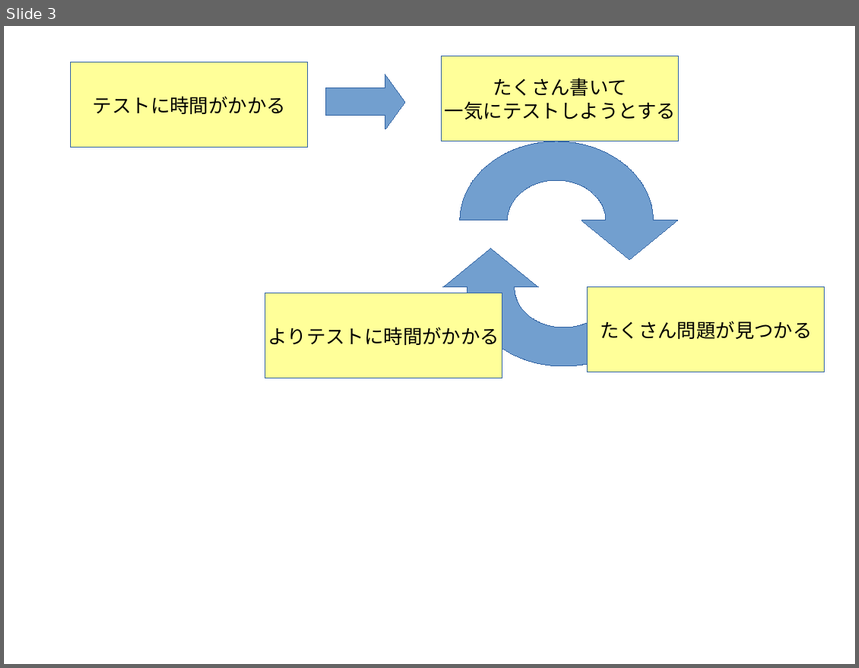
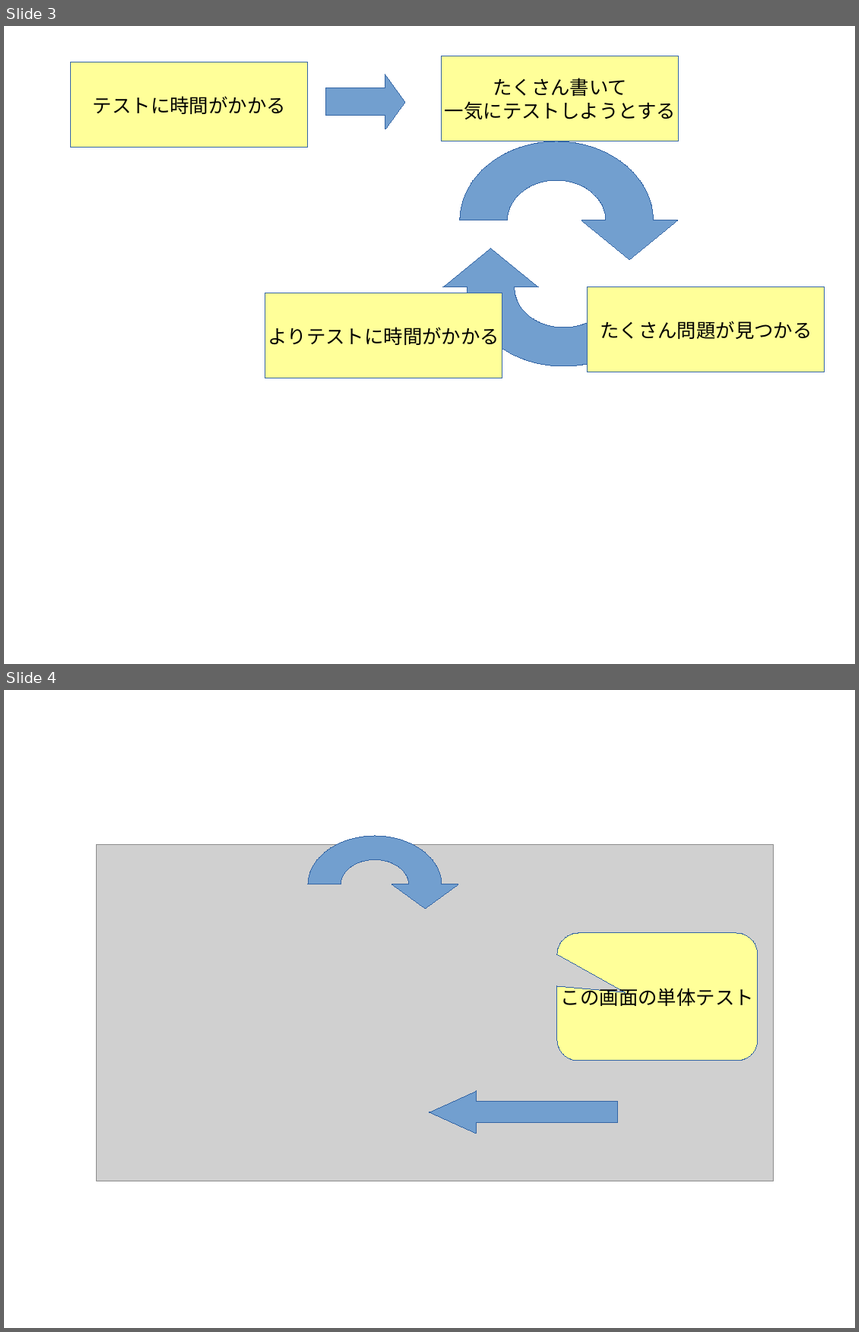
Before and after one commit to masakura/form-unit-test-slide, a slide deck: images2.odp. Shown one above the other, each under a label of ours: slide 3 before the commit, slides 3 and 4 after it. The pictures are 859x668 and 859x1332 pixels, drawn with LibreOffice and Linux fonts; fonts in the diff are those of the drawing; grey boxes stand for pictures. Boxes give left, top, right and bottom in pixels: in the first picture for what was removed or moved away, otherwise in the second. Text is boxed around its words. In the diff, an @@ line names an element or a change of style, - is before the commit and + after.

```diff
--- a/images2.odp
+++ b/images2.odp
@@ slide 4 added at (x1=4, y1=690, x2=855, y2=1328), background #FFFFFF @@
@@ picture added at (x1=97, y1=844, x2=774, y2=1181) @@
@@ freeform shape added at (x1=308, y1=836, x2=442, y2=933), fill #729FCF, outline #3465A4 0 pt @@
@@ rounded speech box added at (x1=558, y1=933, x2=759, y2=1061), fill #FFFF99, outline #3465A4 0 pt, 18 pt, text #000000 @@
+この画面の単体テスト
@@ left arrow added at (x1=430, y1=1091, x2=618, y2=1134), fill #729FCF, outline #3465A4 0 pt @@
```
Also in this commit, not shown: 18 other files.
